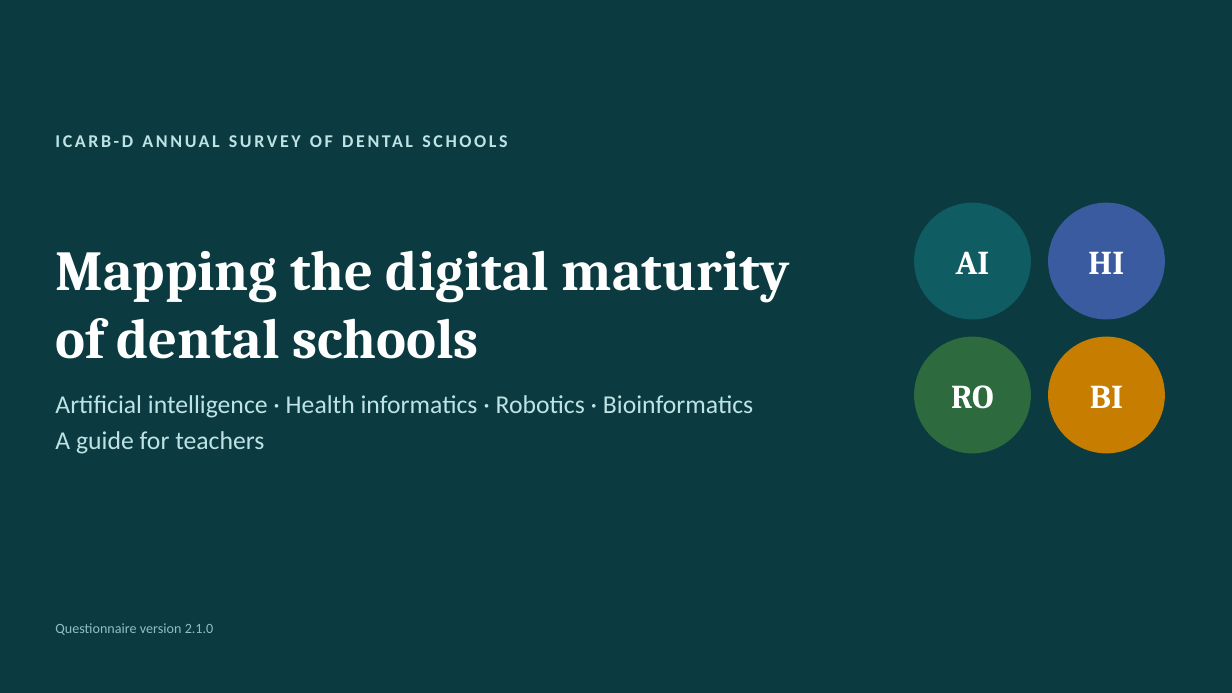
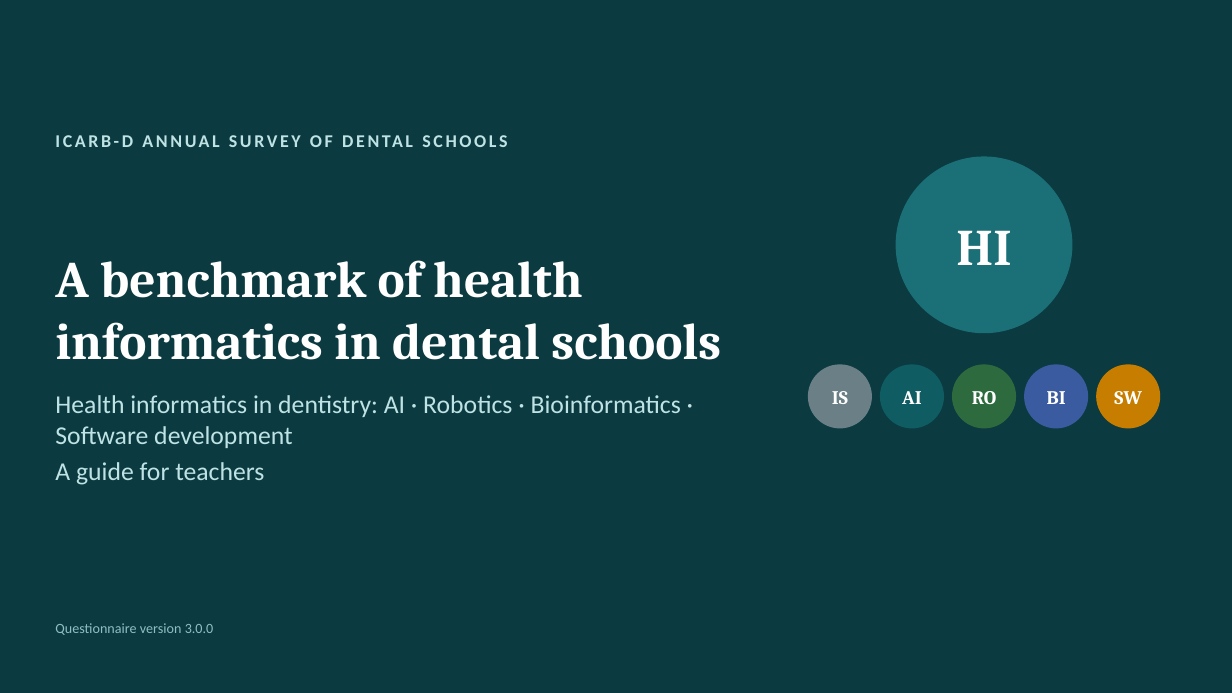
Before and after one commit to igoralves1/AI-assessment-DS-2026, a slide deck: slide 1 of public/downloads/ICARB-D-Survey-Teacher-Slides.pptx. Drawn at 1232x693 pixels with LibreOffice and Linux fonts; fonts in the diff are those of the drawing. Boxes give left, top, right and bottom in pixels: in the first picture for what was removed or moved away, otherwise in the second. Text is boxed around its words. In the diff, an @@ line names an element or a change of style, - is before the commit and + after.

Commit message:
Benchmark of health informatics maturity, answered by course directors
- Main goal: a 0-100 benchmark per US dental school; key questions include which university could best use a grant; comparisons are secondary
- Health informatics is the umbrella: information systems, AI, robotics and digital dentistry, bioinformatics, software development for health
- New software development items (G13-G16, domain SWD) and self-ratings M12-M13
- University -> departments -> courses: each course director answers for their course; school-wide and department forms removed (A17)
- Analysis: benchmark, area and funding readiness indices; course -> department -> school roll-up
- Guide, Word/PDF questionnaire, README and teacher slides updated (version 3.0.0)

```diff
--- a/public/downloads/ICARB-D-Survey-Teacher-Slides.pptx
+++ b/public/downloads/ICARB-D-Survey-Teacher-Slides.pptx
@@ ellipse: place and size @@
-ellipse at <box>915,203,1031,319</box>
+ellipse at <box>897,157,1072,333</box>
@@ ellipse at <box>897,157,1072,333</box>: fill #0F5C63 to #1B6F77; outline #0F5C63 1 pt to #1B6F77 1 pt @@
@@ text "HI": place and size @@
-text "HI" at <box>1088,251,1124,274</box>
+text "HI" at <box>956,230,1011,265</box>
@@ text "HI" at <box>956,230,1011,265</box>: size 26 to 40 pt @@
@@ title at <box>55,261,582,360</box>: text changed; size 44 to 40 pt @@
-Mapping the digital maturity of dental schools
+A benchmark of health informatics in dental schools
@@ ellipse: place and size @@
-ellipse at <box>1049,203,1165,319</box>
+ellipse at <box>809,365,872,428</box>
@@ ellipse at <box>809,365,872,428</box>: fill #3A5BA0 to #6B7F86; outline #3A5BA0 1 pt to #6B7F86 1 pt @@
@@ size 26 to 15 pt in 3 elements at <box>972,391,997,404</box>, <box>1047,391,1066,404</box>, <box>902,391,921,404</box> @@
@@ ellipse: place and size @@
-ellipse at <box>915,337,1031,453</box>
+ellipse at <box>881,365,944,428</box>
@@ ellipse at <box>881,365,944,428</box>: fill #2D6A3E to #0F5C63; outline #2D6A3E 1 pt to #0F5C63 1 pt @@
@@ text "AI": place and size @@
-text "AI" at <box>956,251,990,274</box>
+text "AI" at <box>902,391,921,404</box>
@@ text "RO": place and size @@
-text "RO" at <box>951,385,994,409</box>
+text "RO" at <box>972,391,997,404</box>
@@ ellipse: place and size @@
-ellipse at <box>1049,337,1165,453</box>
+ellipse at <box>953,365,1016,428</box>
@@ ellipse at <box>953,365,1016,428</box>: fill #C77D00 to #2D6A3E; outline #C77D00 1 pt to #2D6A3E 1 pt @@
@@ text "BI": place and size @@
-text "BI" at <box>1090,385,1123,408</box>
+text "BI" at <box>1047,391,1066,404</box>
@@ ellipse added at <box>1025,365,1088,428</box>, fill #3A5BA0, outline #3A5BA0 1 pt @@
@@ ellipse added at <box>1097,365,1160,428</box>, fill #C77D00, outline #C77D00 1 pt @@
@@ text at <box>55,395,681,448</box>: text changed @@
-Artificial intelligence · Health informatics · Robotics · Bioinformatics
+Health informatics in dentistry: AI · Robotics · Bioinformatics · Software development
@@ text added at <box>832,391,848,404</box>, 15 pt, text #FFFFFF, bold @@
+IS
@@ text added at <box>1114,391,1142,404</box>, 15 pt, text #FFFFFF, bold @@
+SW
@@ text at <box>55,623,214,635</box>: text changed @@
-Questionnaire version 2.1.0
+Questionnaire version 3.0.0
```
Also in this commit, not shown: 12 other slides changed, 4 slides added, 1 slide removed, 15 other files.
